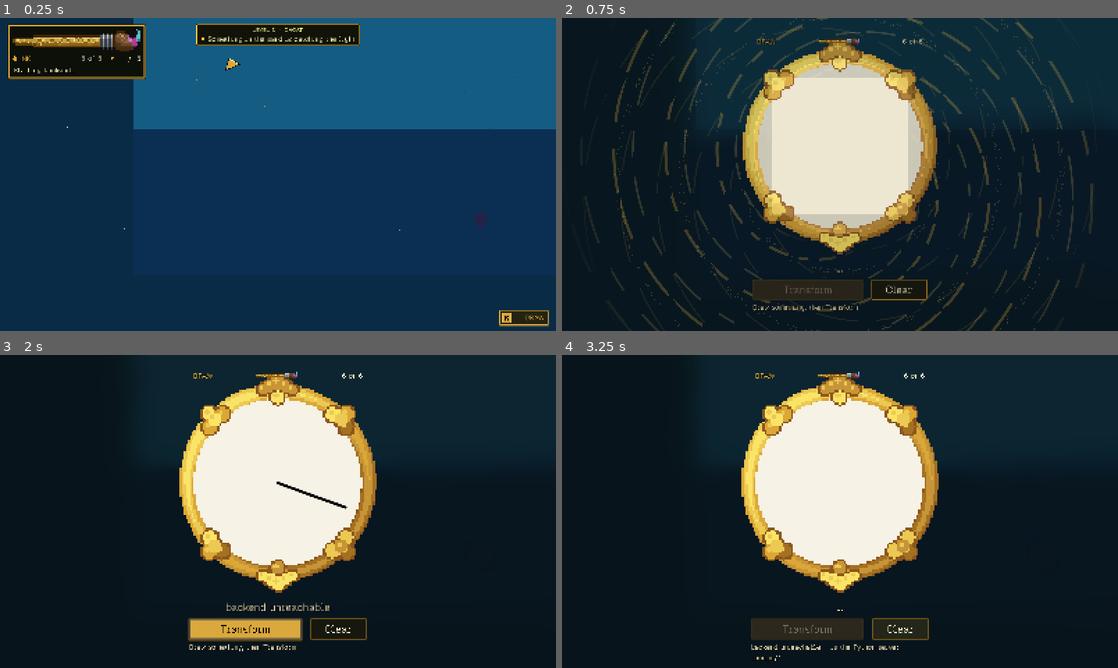
Above: before the commit, frames 1-4 (two rows, left to right).
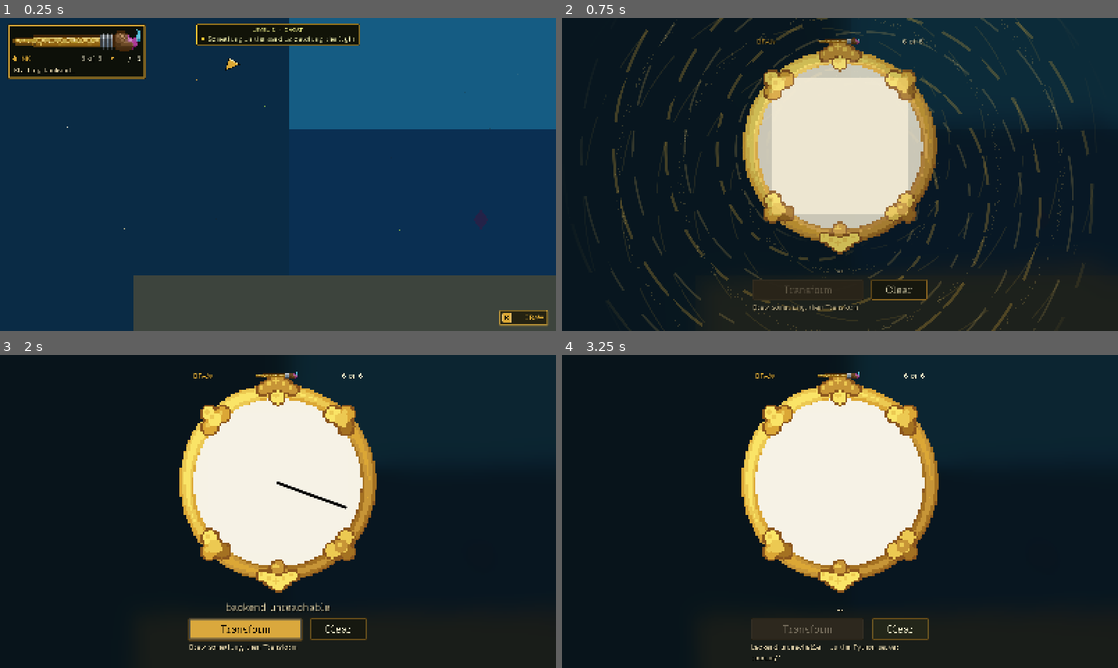
Above: after the commit, the same moments.

Repository: hyuuuan/OBRA
Game: Godot game, scene res://level_3.tscn
Two runs of this game, one before a commit and one after it. Both use one fixed random seed, a clock stepped at 60 frames per second and the inputs below. This scene is started directly instead of the project's main scene.
Inputs (mouse positions are in pixels of both pictures, inside the frame that each line leads up to):
- Up to frame 1 (0.25 s): no input
- Up to frame 2 (0.75 s): click "DRAW" at 0.5 s
- Up to frame 3 (2 s): tap Enter (ui_accept) at 1.25 s; drag from (278, 483) to (478, 555) at 1.27 s
- Up to frame 4 (3.25 s): click "Transform" at 2 s; click "Clear" at 2.75 s

The runs differ from the first frame. In frame 1, 21% of the frame differs, in the area x 24-100%, y 0-100%; in frame 2, 4.3%; in frame 3, less than 0.1%; in frame 4, less than 0.1%.

Commit message:
Eyes on Dagat, and the level was photographing as an empty blue field
run_visual_level3.gd, the same job run_visual_level2.gd does: frames a
human looks at. Every headless probe in this level proves a number and none
of them can see whether the sea reads as sea or whether the sweep the
stealth resolution is built on is visible at all.

The first run showed why it was needed. The shore, the seabed and the
island were collision boxes with nothing drawn on them, so the level ran
correctly and photographed as an empty blue field: no sand to stand on, no
bed to swim over, no far side to arrive at. They have placeholder polygons
now, tracing the same rectangles the StaticBody2D shapes use, so the
painted art has the footprint to sit in when it lands.

And the sea started at x 500 while the beach runs to 1000, so its seaward
half was underwater -- the brush, the beached bangka and the practice beat
all sat in the shallows. It starts where the sand ends now, and stops short
of the island for the same reason: the arrival at 4460 is still in the
water, which is where a swimmer reaches it, but the sand they climb out
onto is dry.

The tour itself learned two things that are about tours rather than about
the level. It teleported the apo over open water on the surface route --
nothing under it, so it fell in and the drowning rescue took it back to the
shore while the camera photographed an empty stretch of sea and called it
the crossing; it boards the bangka and sails now. And the creature is
staged at the surface by hand, because the level does that at the SOLVE and
a tour only commits.

What the frames show working: the beat names in the badge, the objective
line with its tag substitution, the drain lesson, a coral fun fact, the ink
meter falling and a refill handing it back, the fish morph, the bangka
afloat with the apo aboard, and the creature's sweep cone -- which is the
one thing here that had to be legible and is.

Diff:
--- a/game/levels/level_3/level_3_environment.tscn
+++ b/game/levels/level_3/level_3_environment.tscn
@@ -50,6 +50,31 @@
 color = Color(0.043, 0.169, 0.271, 1)
 polygon = PackedVector2Array(-3000, 560, 9000, 560, 9000, 2600, -3000, 2600)
 
+; ⚠ PLACEHOLDER TERRAIN, AND IT IS THE SHAPE THAT MATTERS, NOT THE COLOUR. The shore, the
+; seabed and the island were collision boxes with nothing drawn on them, so the level ran
+; correctly and photographed as an empty blue field: no sand to stand on, no bed to swim
+; over, no far side to arrive at. These polygons trace the SAME rectangles the StaticBody2D
+; shapes use, so when the painted art lands it has the footprint to sit in. Drawn behind the
+; gameplay plane so nothing here covers the player, Lolo or the creature.
+[node name="Terrain Fills" type="Node2D" parent="."]
+z_index = -180
+
+[node name="ShoreFill" type="Polygon2D" parent="Terrain Fills"]
+color = Color(0.80, 0.72, 0.53, 1)
+polygon = PackedVector2Array(0, 560, 1000, 560, 1000, 800, 0, 800)
+
+[node name="WetSand" type="Polygon2D" parent="Terrain Fills"]
+color = Color(0.64, 0.58, 0.44, 1)
+polygon = PackedVector2Array(820, 560, 1000, 560, 1000, 800, 820, 800)
+
+[node name="SeabedFill" type="Polygon2D" parent="Terrain Fills"]
+color = Color(0.24, 0.27, 0.24, 1)
+polygon = PackedVector2Array(500, 1560, 4500, 1560, 4500, 1800, 500, 1800)
+
+[node name="IslandFill" type="Polygon2D" parent="Terrain Fills"]
+color = Color(0.84, 0.76, 0.57, 1)
+polygon = PackedVector2Array(4500, 560, 5400, 560, 5400, 800, 4500, 800)
+
 [node name="GameplayPlane" type="Node2D" parent="."]
 script = ExtResource("3_depth")
 
@@ -90,10 +115,15 @@
 [node name="Shape" type="CollisionShape2D" parent="GameplayPlane/Terrain/EastWall"]
 shape = SubResource("Rect_EastWall")
 
+; ⚠ THE SEA STARTS WHERE THE SAND ENDS. At x 500 it covered half the beach: the shore runs
+; 0..1000 with its top at the waterline, so the seaward half of it was underwater and the
+; brush, the bangka and the practice beat all sat in the shallows. The far edge stops short
+; of the island for the same reason -- the arrival at 4460 is still in the water, which is
+; where a swimmer reaches it, but the sand they climb out onto is dry.
 [node name="Sea" type="Area2D" parent="GameplayPlane"]
-position = Vector2(2750.0, 1060.0)
+position = Vector2(2735.0, 1060.0)
 script = ExtResource("8_water")
-surface_size = Vector2(4500.0, 1000.0)
+surface_size = Vector2(3570.0, 1000.0)
 water_color = Color(0.11, 0.482, 0.663, 0.62)
 deep_color = Color(0.031, 0.157, 0.29, 0.86)
 highlight_color = Color(0.702, 0.925, 0.925, 0.85)
